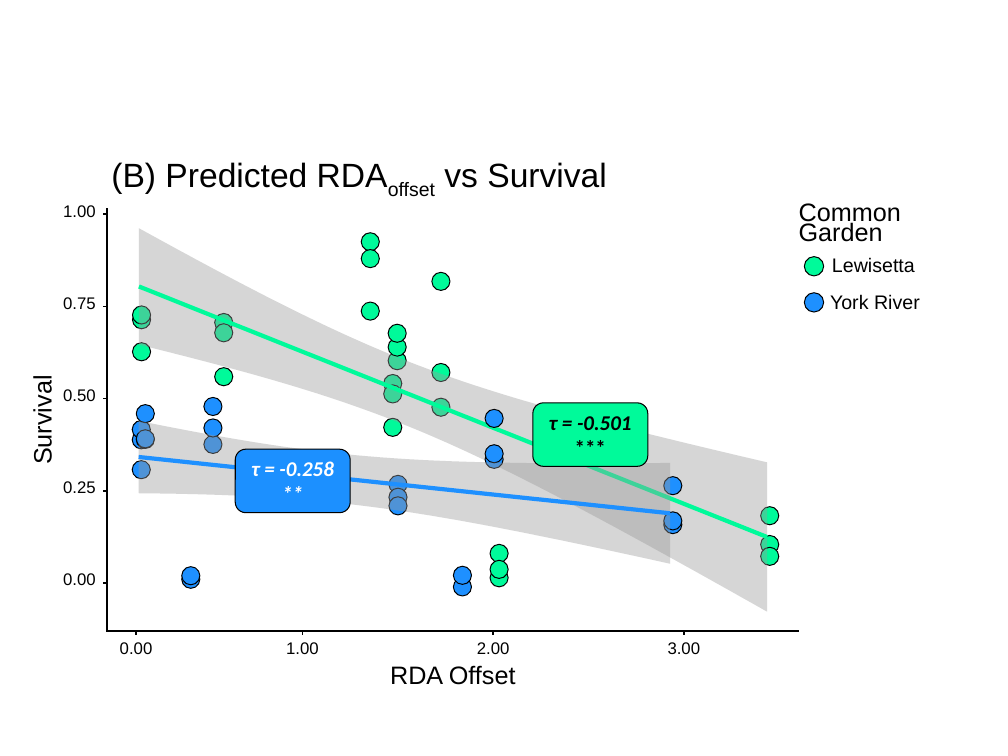
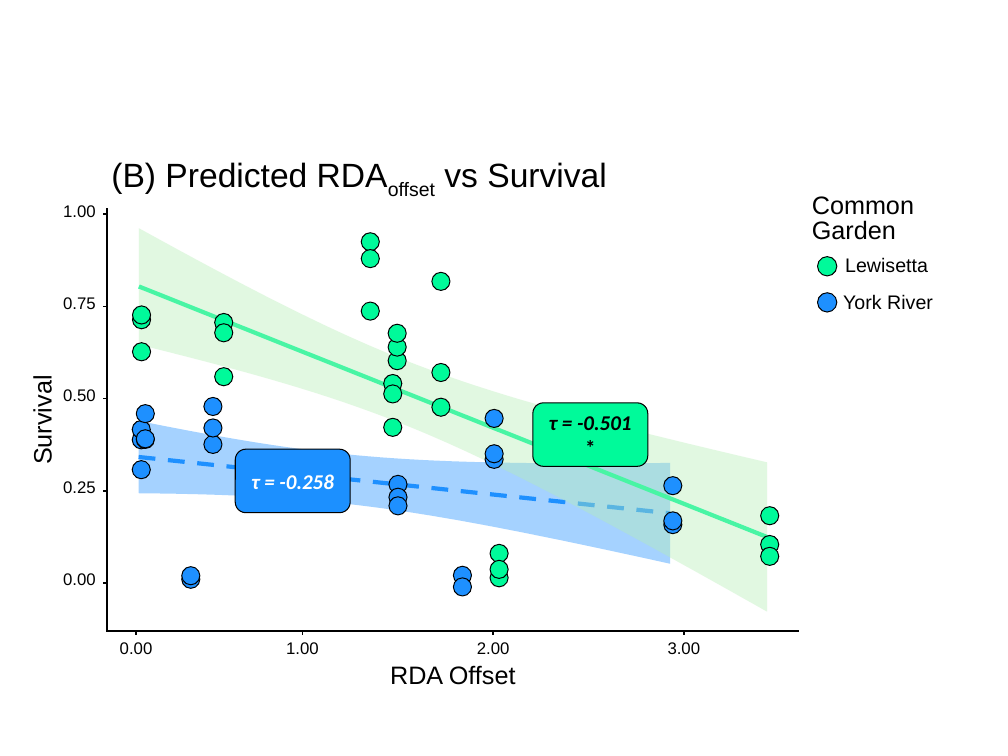
Before and after one commit to ModelValidationProgram/MVP_oyster_GO, a slide deck: slide 2 of results/figures/GO_compare_edited.pptx. Drawn at 1008x756 pixels with LibreOffice and Linux fonts; fonts in the diff are those of the drawing. Boxes give left, top, right and bottom in pixels: in the first picture for what was removed or moved away, otherwise in the second. Text is boxed around its words. In the diff, an @@ line names an element or a change of style, - is before the commit and + after.

```diff
--- a/results/figures/GO_compare_edited.pptx
+++ b/results/figures/GO_compare_edited.pptx
@@ text "Common": place and size @@
-text "Common" at (799,203,901,242)
+text "Common" at (812,196,914,240)
@@ text "Common" at (812,196,914,240): line spacing 14pt to 17.6pt @@
@@ freeform shape at (139,228,767,611): fill #999999 at 40% opacity to #B4EEB4 at 40% opacity @@
@@ 2 texts, 2 rectangles, 2 ellipses: place and size @@
-2 texts, 2 rectangles, 2 ellipses at (796,248,920,321)
+2 texts, 2 rectangles, 2 ellipses at (809,248,933,321)
@@ text in rounded rectangle at (533,403,648,467): text changed @@
-***
+*
@@ freeform shape at (139,421,670,564): fill #999999 at 40% opacity to #1E90FF at 40% opacity @@
@@ freeform shape at (139,457,670,513): outline #1E90FF 3 pt to #1E90FF 3 pt dashed @@
@@ text in rounded rectangle at (235,450,350,513): paragraph removed @@
-**
```
Also in this commit, not shown: 7 other slides changed, 18 slides added.
